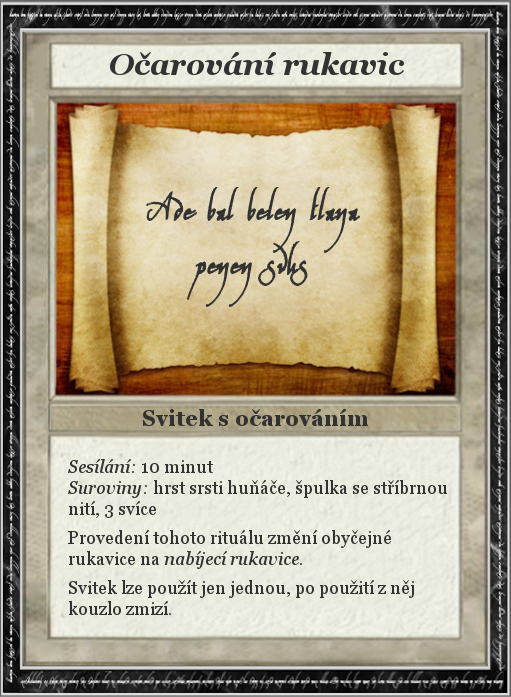
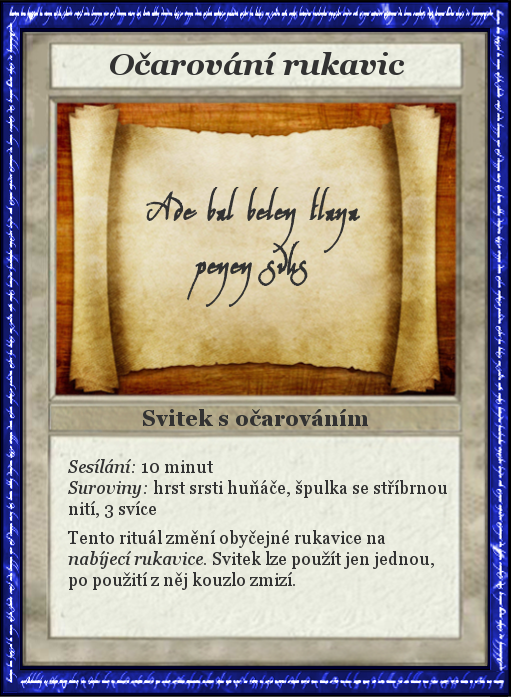
The second 511×697 image is a revision of the first. Changes to its layers:
painted on "Sesílání: 10 minut ..." over [68, 530, 434, 615]
renamed "RuneFrame" to "Dropped Buffer #1", painted on it over [0, 0, 511, 697]
